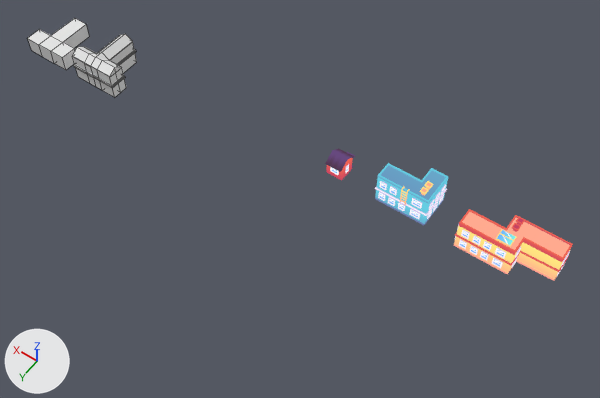
The Blender file Models/blend_file/house.blend, before and after one commit.
Camera for both pictures: a 50 mm camera at (-12.0, 45.2, 69.0) aimed at (20.1, 0.2, -1.7). Arrows for +X, +Y and +Z are at lower left; the lights stay in place. Mesh edges are drawn as thin lines on the coarser meshes.

Names of what the first picture shows: 'Cube.001', 'Cube.002', 'house_cube', 'house_g', 'house_z'.
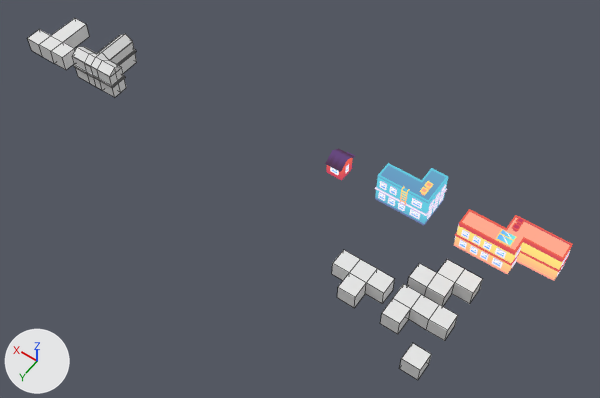
Changed parts and their boxes [x1, y1, x2, y2] in the pictures (600 x 398 px):
'Cube.010', added: after [399, 343, 431, 380]
'Cube.009', added: after [380, 299, 411, 334]
'Cube.006', added: after [427, 305, 458, 341]
'Cube.014', added: after [337, 273, 366, 308]
'Cube.011', added: after [365, 269, 395, 304]
'Cube', added: after [452, 269, 483, 304]
'Cube.004', added: after [425, 273, 455, 306]
'Cube.007', added: after [409, 294, 439, 330]
'Cube.005', added: after [407, 263, 437, 296]
'Cube.013', added: after [332, 250, 360, 280]
'Cube.008', added: after [393, 284, 421, 309]
'Cube.012', added: after [350, 259, 377, 283]
'Cube.003', added: after [437, 260, 464, 283]

What the commit changed:
Mesh me_cube_015 is new.
It is a box spanning x -1.0..1.0, y -1.0..1.0, z -1.0..1.0.
Object 'Cube.014' (ob_cube_014) is new; it shows me_cube_015.
Its location is (9.0, 7.0, -1.0).
Object 'Cube.013' (ob_cube_013) is new; it shows a copy of me_cube_015.
Its location is (11.0, 5.0, -1.0).
Object 'Cube.012' (ob_cube_012) is new; it shows a copy of me_cube_015.
Its location is (9.0, 5.0, -1.0).
Object 'Cube.011' (ob_cube_011) is new; it shows a copy of me_cube_015.
Its location is (7.0, 5.0, -1.0).
Object 'Cube.010' (ob_cube_010) is new; it shows a copy of me_cube_015.
Its location is (0.0, 10.0, -1.0).
Object 'Cube.009' (ob_cube_009) is new; it shows a copy of me_cube_015.
Its location is (4.0, 7.0, -1.0).
Object 'Cube.008' (ob_cube_008) is new; it shows a copy of me_cube_015.
Its location is (4.0, 5.0, -1.0).
Object 'Cube.007' (ob_cube_007) is new; it shows a copy of me_cube_015.
Its location is (2.0, 5.0, -1.0).
Object 'Cube.006' (ob_cube_006) is new; it shows a copy of me_cube_015.
Its location is (0.0, 5.0, -1.0).
Object 'Cube.005' (ob_cube_005) is new; it shows a copy of me_cube_015.
Its location is (4.0, 2.0, -1.0).
Object 'Cube.004' (ob_cube_004) is new; it shows a copy of me_cube_015.
Its location is (2.0, 2.0, -1.0).
Object 'Cube.003' (ob_cube_003) is new; it shows a copy of me_cube_015.
Its location is (2.0, 0.0, -1.0).
Object 'Cube' (ob_cube) is new; it shows a copy of me_cube_015.
Its location is (0.0, 0.0, -1.0).
